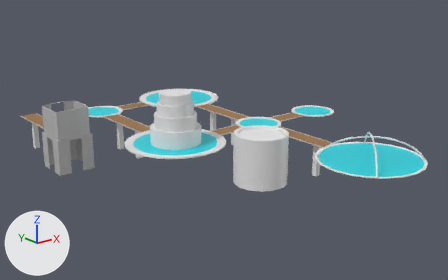
Renders of the glTF model WebaResort/BasePlatforms_HP.glb from each side of a commit.
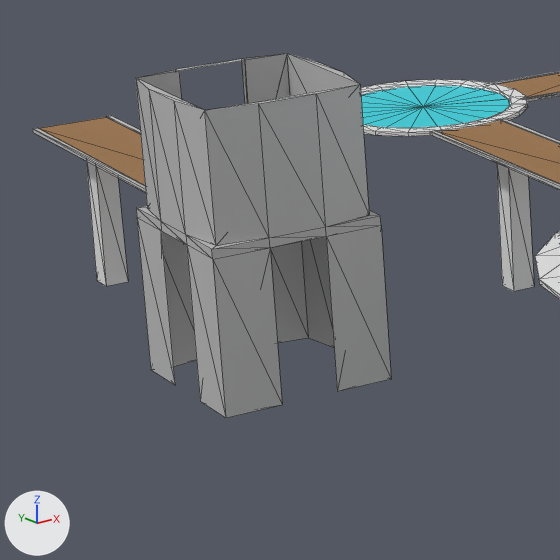
Old and new are each drawn whole from a 50 mm lens placed at (-250.9, -279.2, 106.1), pointed at (-28.8, -1.5, -5.0) and again close up on the part from 3% to 29% of the width and 32% to 73% of the height. Every picture has the same lights, and +X, +Y and +Z are marked at lower left. The close-ups show mesh edges as thin lines. Where no turn or scale is listed for an object, it has been applied to the vertices. Vertices at the same position are counted once.

Names of what the first close-up shows: 'Bridge2', 'BridgeDouble_MP2', 'BridgeDouble_MP3', 'GlassPanel5', 'Support5', 'Support7', 'ThickOutsideRing (1)', 'ThickOutsideRing (4)', 'pCube1'.
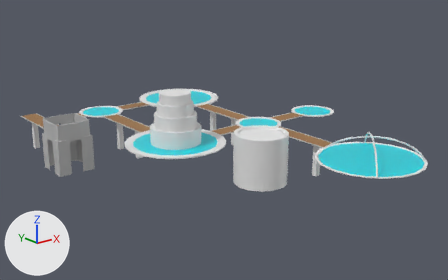
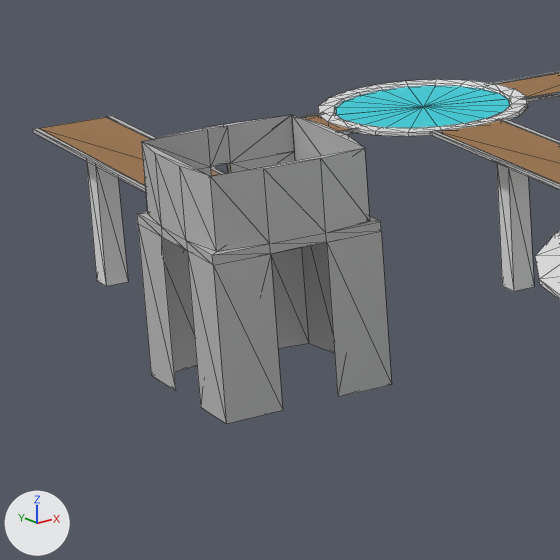
Commit message: tweaked house mesh and door size

Where the change shows, as pixel boxes [x1, y1, x2, y2] in the close-ups (560 x 560 px):
'pCube1', reshaped, moved (15% shorter): before [136, 54, 391, 418]; after [137, 115, 392, 424]
part 1 of me_pcube1, built on: before [136, 54, 369, 246]; after [138, 115, 370, 252]

Patch to the scene script:
```diff
--- a/WebaResort/BasePlatforms_HP.glb.py
+++ b/WebaResort/BasePlatforms_HP.glb.py
@@ me_pcube1 @@
 # used by ob_pcube1; location = (-104.4, 51.6, -0.7)
-me_pcube1.from_pydata(...)  # 64 vertices, 132 faces; spans x -10.9..10.9, y -10.9..10.9, z -19.3..18.1
+me_pcube1.from_pydata(...)  # 70 vertices, 148 faces; spans x -10.9..10.9, y -10.9..10.9, z -19.3..10.9
+# me_pcube1 part 1
+# 6 vertices are removed from x -9.9..4.3, y 9.9..10.9, z 1.7..18.1
+# 26 faces are deleted
+# 9 vertices in x -10.9..10.9, y -10.9..9.9, z 18.1 move by (0.0, 0.0, -7.2)
+# 3 vertices move from x -4.3..4.3, y 9.9..10.9, z 1.7 to x -1.3..1.3, y 9.9..10.9, z 1.7
+# 7 vertices are added at x -9.9..1.3, y 9.9..10.9, z 1.7..10.9
+# 5 new vertices lie (0.0, 0.0, 4.5) away from vertices in x -9.9..9.9, y 9.9..10.9, z 1.7
+# 42 new faces join them
 me_pcube1.materials.append(mat_lambert1)
@@ ob_pcube1 @@
 ob_pcube1 = bpy.data.objects.new('pCube1', me_pcube1)
-ob_pcube1.location = (-104.4, 51.6, -0.7)
+ob_pcube1.location = (-104.4, 51.6, -1.4)
```
